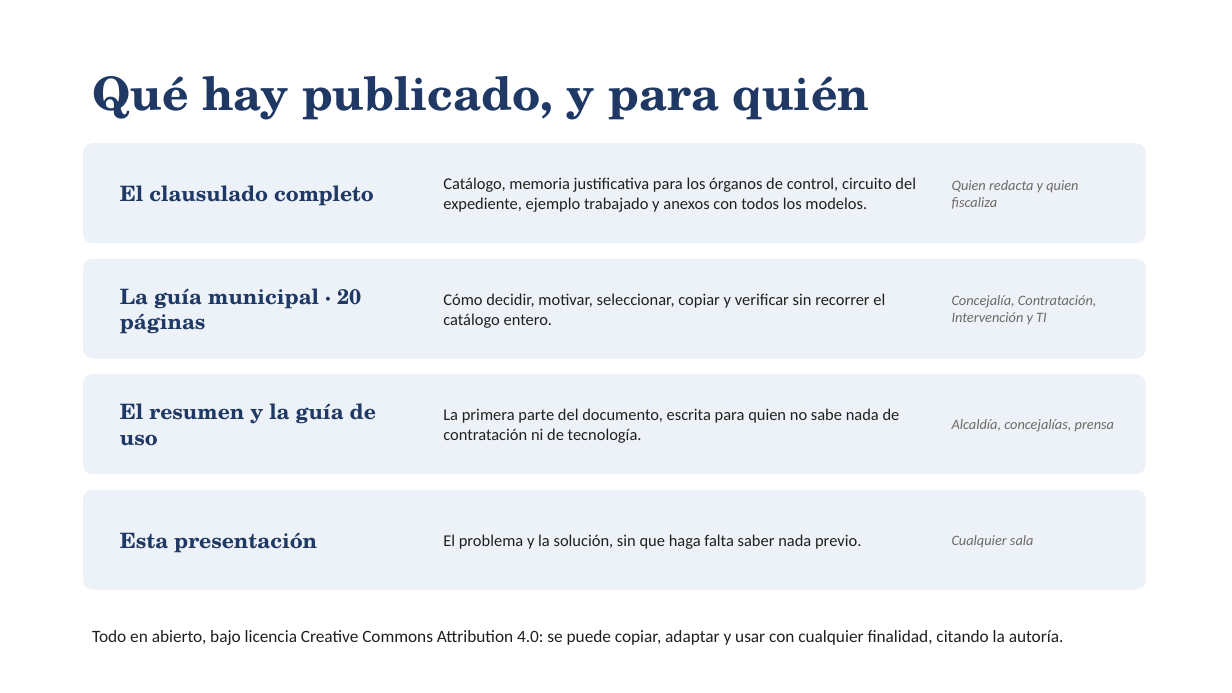
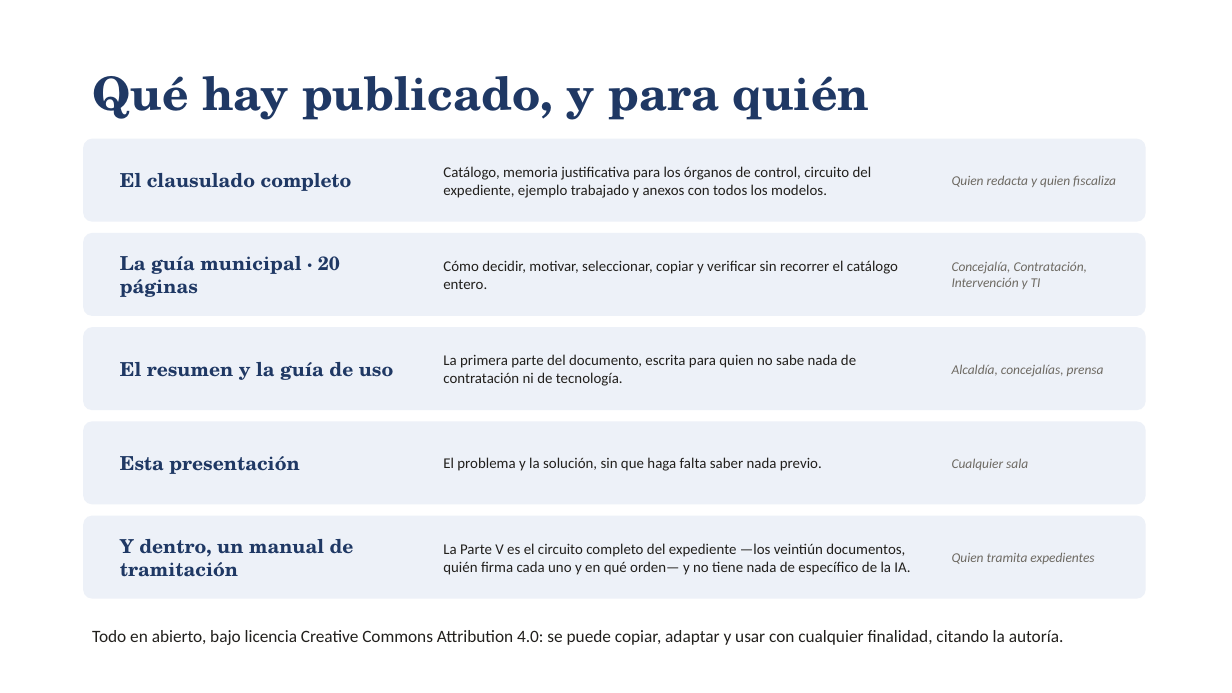
Before and after one commit to migueldadd4u/ai-clauses, a slide deck: slide 11 of docs/descargas/presentacion-ai-clauses.pptx. Drawn at 1232x693 pixels with LibreOffice and Linux fonts; fonts in the diff are those of the drawing. Boxes give left, top, right and bottom in pixels: in the first picture for what was removed or moved away, otherwise in the second. Text is boxed around its words. In the diff, an @@ line names an element or a change of style, - is before the commit and + after.

```diff
--- a/docs/descargas/presentacion-ai-clauses.pptx
+++ b/docs/descargas/presentacion-ai-clauses.pptx
@@ rounded rectangle: place and size @@
-rounded rectangle at <box>83,143,1146,243</box>
+rounded rectangle at <box>83,139,1146,222</box>
@@ text "El clausulado completo": place and size @@
-text "El clausulado completo" at <box>120,185,374,206</box>
+text "El clausulado completo" at <box>120,173,352,191</box>
@@ text "Catálogo, memoria justificativa para los ...": place and size @@
-text "Catálogo, memoria justificativa para los ..." at <box>443,177,916,212</box>
+text "Catálogo, memoria justificativa para los ..." at <box>443,166,872,198</box>
@@ rounded rectangle: place and size @@
-rounded rectangle at <box>83,259,1146,359</box>
+rounded rectangle at <box>83,233,1146,316</box>
@@ text "La guía municipal · 20 ...": place and size @@
-text "La guía municipal · 20 ..." at <box>120,288,361,334</box>
+text "La guía municipal · 20 ..." at <box>120,256,340,297</box>
@@ text "Cómo decidir, motivar, seleccionar, copiar ...": place and size @@
-text "Cómo decidir, motivar, seleccionar, copiar ..." at <box>443,293,885,328</box>
+text "Cómo decidir, motivar, seleccionar, copiar ..." at <box>443,260,898,289</box>
@@ text "Concejalía, Contratación, Intervención y TI": place and size @@
-text "Concejalía, Contratación, Intervención y TI" at <box>952,295,1097,324</box>
+text "Concejalía, Contratación, Intervención y TI" at <box>952,261,1087,289</box>
@@ rounded rectangle added at <box>83,327,1146,410</box>, fill #EDF1F8 @@
@@ text "El resumen y la guía ...": place and size @@
-text "El resumen y la guía ..." at <box>120,403,376,446</box>
+text "El resumen y la guía ..." at <box>120,362,394,380</box>
@@ text "La primera parte del documento, ...": place and size @@
-text "La primera parte del documento, ..." at <box>443,408,900,443</box>
+text "La primera parte del documento, ..." at <box>443,354,856,386</box>
@@ text "Alcaldía, concejalías, prensa": place and size @@
-text "Alcaldía, concejalías, prensa" at <box>952,419,1114,432</box>
+text "Alcaldía, concejalías, prensa" at <box>952,364,1104,377</box>
@@ proportions changed in 4 elements at <box>83,139,1146,222</box>, <box>83,516,1146,599</box>, <box>83,233,1146,316</box>, <box>83,421,1146,505</box> @@
@@ rounded rectangle: place and size @@
-rounded rectangle at <box>83,374,1146,474</box>
+rounded rectangle at <box>83,421,1146,505</box>
@@ size 16.5 to 15 pt in 4 elements at <box>120,173,352,191</box>, <box>120,256,340,297</box>, <box>120,362,394,380</box>, <box>120,456,299,474</box> @@
@@ text "Esta presentación": place and size @@
-text "Esta presentación" at <box>120,532,317,553</box>
+text "Esta presentación" at <box>120,456,299,474</box>
@@ size 12.8 to 11.6 pt in 4 elements at <box>443,166,872,198</box>, <box>443,260,898,289</box>, <box>443,354,856,386</box>, <box>443,457,822,471</box> @@
@@ text "El problema y la solución, ...": place and size @@
-text "El problema y la solución, ..." at <box>443,534,861,549</box>
+text "El problema y la solución, ..." at <box>443,457,822,471</box>
@@ size 11.2 to 10.5 pt in 4 elements at <box>952,175,1116,187</box>, <box>952,261,1087,289</box>, <box>952,364,1104,377</box>, <box>952,458,1028,470</box> @@
@@ text "Cualquier sala": place and size @@
-text "Cualquier sala" at <box>952,535,1034,547</box>
+text "Cualquier sala" at <box>952,458,1028,470</box>
@@ rounded rectangle: place and size @@
-rounded rectangle at <box>83,490,1146,590</box>
+rounded rectangle at <box>83,516,1146,599</box>
@@ text added at <box>120,539,354,577</box>, 15 pt, text #1F3864, bold @@
+Y dentro, un manual de tramitación
@@ text added at <box>443,543,910,575</box>, 11.6 pt, text #22201D @@
+La Parte V es el circuito completo del expediente —los veintiún documentos, quién firma cada uno y en qué orden— y no tiene nada de específico de la IA.
@@ text added at <box>952,552,1094,564</box>, 10.5 pt, text #6E6A63, italic @@
+Quien tramita expedientes
```
Also in this commit, not shown: 2 other slides changed, 32 other files.
